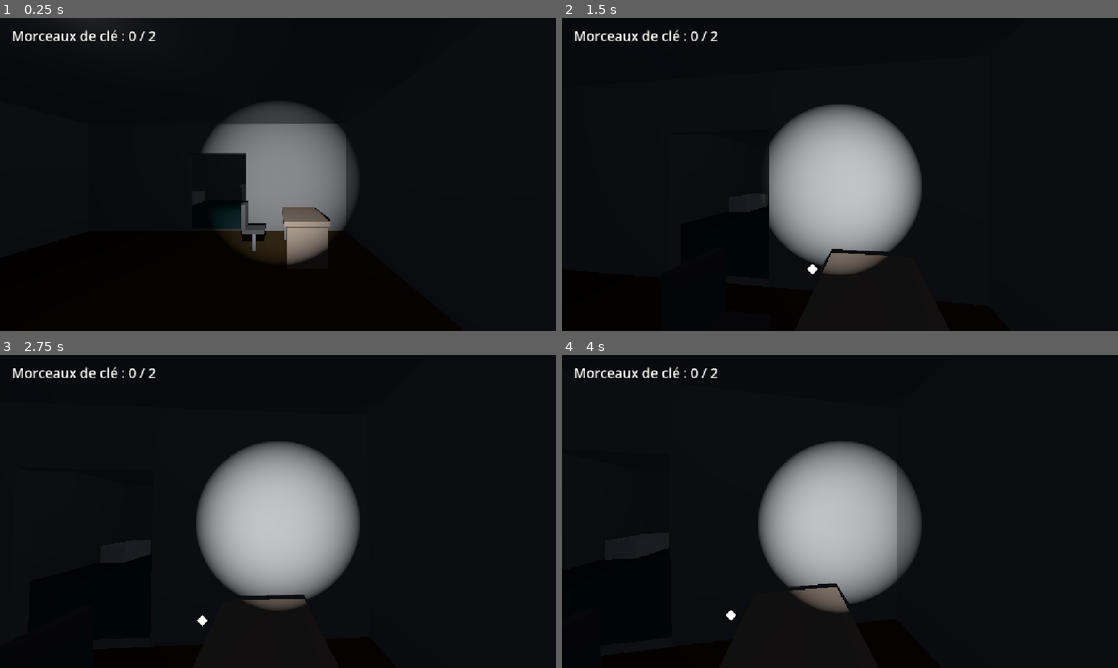
Above: before the commit, frames 1-4 (two rows, left to right).
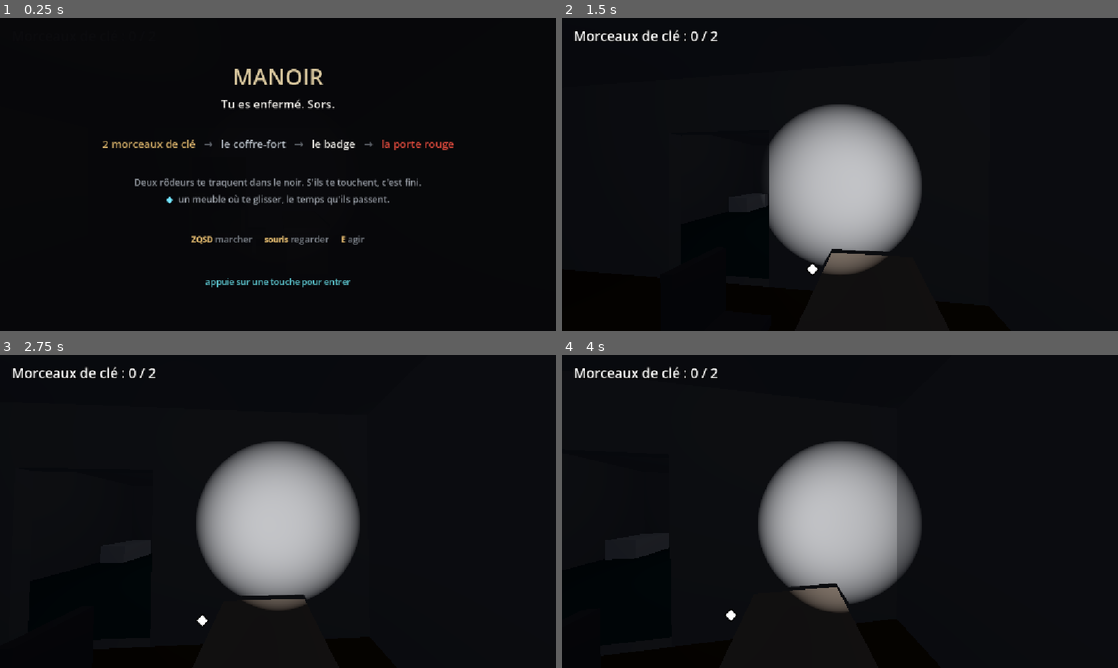
Above: after the commit, the same moments.

Repository: Kinder2149/escape-room
Game: Godot game, scene res://jeu.tscn
The game is run twice, just before and just after one commit, with the same random seed, the same clock (stepped at 60 frames per second) and the same inputs.
Inputs (mouse positions are in pixels of both pictures, inside the frame that each line leads up to):
- Up to frame 1 (0.25 s): no input
- Up to frame 2 (1.5 s): tap Enter at 0.5 s; move the mouse to (867, 174) at 0.52 s; hold E (agir) 0.53-1.28 s; hold Z (avancer) from 0.53 s (still down); click (867, 174) at 0.67 s; move the mouse to (812, 174) at 1.27 s; tap E (agir) at 1.35 s; click (812, 174) at 1.42 s
- Up to frame 3 (2.75 s): keep holding Z (avancer); tap Space at 2 s; move the mouse to (289, 505) at 2.02 s; hold E (agir) from 2.03 s (still down); tap S (reculer) at 2.1 s; click (289, 505) at 2.17 s
- Up to frame 4 (4 s): keep holding Z (avancer); tap Enter at 2.75 s; move the mouse to (834, 517) at 2.77 s; release E (agir) at 2.78 s; tap E (agir) at 2.85 s; click (834, 517) at 2.92 s; tap Space at 3.5 s; move the mouse to (878, 514) at 3.52 s; hold E (agir) from 3.53 s (still down); click (878, 514) at 3.67 s

The runs differ from the first frame. In frame 1, 12% of the frame differs, in the area x 2-82%, y 0-87%; in frame 2, less than 0.1%; in frame 3, less than 0.1%; in frame 4, less than 0.1%.

Commit message:
Le manoir dit ses règles : le panneau d'accueil
Étape 1 du jet 12. Le jeu s'ouvre sur un panneau qui énonce le but, la
chaîne des objets, les commandes, les abris et les rôdeurs. Une touche
entre dans le manoir.

Jusqu'ici le jeu ne disait NULLE PART quelles touches appuyer : personne
d'autre que Kinder ne pouvait y jouer.

Le panneau emprunte le code couleur du jet 10 — doré à ramasser, acier le
coffre-fort, rouge la sortie, cyan un abri. Il ne se contente donc pas
d'être lisible : il enseigne le code avant qu'on entre, ce que le jet 10
n'avait jamais fait. Le losange du panneau est exactement celui du jeu
(#73e6ff) : un code couleur qui varie d'un écran à l'autre n'est plus un
code.

Les rôdeurs ne rondent qu'après la touche — sinon le joueur perdrait son
avance pendant qu'il lit, et le garde-fou « les premières secondes lui
appartiennent » ne voudrait plus rien dire.

Le panneau ne s'affiche que si le Jeu est la scène principale : une sonde
qui l'instancie à la main entre directement, sinon les 21 séries
resteraient bloquées sur l'écran d'accueil. Même frontière que la relance.
Conséquence assumée : le panneau ne se teste qu'à la main.

Ce que l'audit de profondeur a trouvé au passage, consigné dans les
documents : la victoire ne relançait rien (étape 2), et six constats sur
la pauvreté du fil rouge, qui reste ouvert.

Quatre documents mentaient, corrigés : BASE.md décrivait encore 6 pièces,
PLAN.md annonçait 18 séries pour 21, neuf scènes pour dix, et un jeu qui
« se relance » alors que seule la défaite relançait. Plus les deux
commentaires menteurs de jeu.gd et cachette.gd.

Filet : 21 séries, 21 verdicts, 0 raté, 0 glissement.

Co-Authored-By: Claude Opus 4.8 <noreply@anthropic.com>

Diff:
--- a/cachette.gd
+++ b/cachette.gd
@@ -4,8 +4,8 @@
 ## qui décide, et le Joueur qui porte l'état « caché ».
 ##
 ## Repère local : la face qu'on vise regarde vers -Z.
-## Les quatre meubles n'ayant ni la même taille ni la même posture, tout se règle
-## ici plutôt que dans quatre scènes séparées.
+## Les neuf meubles n'ayant ni la même taille ni la même posture, tout se règle
+## ici plutôt que dans neuf scènes séparées.
 
 signal entree_demandee(cachette: Node3D)
 
@@ -63,7 +63,7 @@
 	if joueur == null:
 		return
 	# Le repère ne s'allume qu'à courte distance : de plus loin, il trahirait
-	# les quatre cachettes d'un coup et tuerait la pénombre.
+	# les neuf cachettes d'un coup et tuerait la pénombre.
 	repere.visible = not occupee \
 		and global_position.distance_to(joueur.global_position) < DISTANCE_REPERE
 
--- a/jeu.gd
+++ b/jeu.gd
@@ -1,9 +1,11 @@
 extends Node3D
 
-## Gestionnaire de la partie : tirage au sort de la distribution à chaque
-## lancement (porte rouge, coffres, réveil du joueur, départ du rôdeur),
-## décompte des morceaux de clé, et ouverture de la porte rouge une fois
-## les deux morceaux réunis. Attrapé → tout repart à zéro, nouveau tirage.
+## Gestionnaire de la partie : panneau d'accueil, tirage au sort de la
+## distribution à chaque lancement (porte rouge, coffres, réveil du joueur,
+## départ des rôdeurs), décompte des morceaux de clé, et ouverture de la porte
+## rouge à qui détient le BADGE — pas les morceaux : ils n'ouvrent que le
+## coffre-fort, qui contient le badge (chaîne du jet 9).
+## Attrapé → tout repart à zéro, nouveau tirage.
 ##
 ## Les pièces et leurs emplacements vivent dans la maison (scène Pièce,
 ## groupe « pieces ») : ici on tire et on pose, on ne connaît aucune coordonnée.
@@ -29,6 +31,10 @@
 @onready var compteur: Label = $Interface/Compteur
 @onready var fente: Control = $Interface/Fente
 @onready var message_audit: Label = $Interface/MessageAudit
+@onready var panneau: ColorRect = $Interface/Panneau
+
+## Émis quand le joueur appuie sur une touche devant le panneau d'accueil.
+signal entree_demandee_au_panneau
 
 var partie_gagnee := false
 var partie_perdue := false
@@ -38,6 +44,10 @@
 var minuteur_refus: Tween = null
 ## La pièce du réveil, retenue entre le tirage et la pose du rôdeur.
 var piece_reveil: Node3D = null
+## Une touche a-t-elle déjà été pressée devant le panneau ? Le drapeau double
+## le signal : sans lui, un joueur plus rapide que la carte de navigation
+## verrait sa touche tomber dans le vide et resterait bloqué sur le panneau.
+var touche_recue := false
 
 
 func _ready() -> void:
@@ -47,7 +57,18 @@
 	message_refus.text = ""
 	message_audit.hide()
 	fente.hide()
+	panneau.hide()
 	maj_compteur()
+
+	# LE PANNEAU D'ACCUEIL n'appartient qu'à la vraie partie. Une sonde de
+	# vérification instancie le jeu à la main : elle n'est pas la scène
+	# principale, et personne ne peut appuyer sur une touche pour elle — elle
+	# entre donc directement dans le manoir. C'est la même frontière que la
+	# relance, déjà déclarée hors de portée du filet dans PLAN.md.
+	# Conséquence assumée : le panneau ne se teste qu'à la main.
+	var avec_panneau := get_tree().current_scene == self
+	if avec_panneau:
+		ouvre_le_panneau()
 
 	tire_au_sort()
 
@@ -68,12 +89,55 @@
 	# Les rôdeurs ne peuvent ni vérifier une ligne de vue ni chercher leur
 	# chemin avant que la maison ait ses murs et sa carte.
 	await $Maison.navigation_prete
+
+	# Le manoir attend derrière le panneau : les rôdeurs ne rondent pas encore.
+	# Sans ça, le joueur perdrait son avance pendant qu'il lit — et le garde-fou
+	# « les premières secondes lui appartiennent » ne voudrait plus rien dire.
+	if avec_panneau:
+		if not touche_recue:
+			await entree_demandee_au_panneau
+		entre_dans_le_manoir()
+
+	# L'audit après le panneau, jamais avant : sous le panneau, le bandeau
+	# rouge naîtrait caché et personne ne le verrait.
 	affiche_audit()
 	lance_les_rodeurs()
 
 
 func rodeurs() -> Array:
 	return get_tree().get_nodes_in_group("rodeurs")
+
+
+## Le panneau s'ouvre avant tout le reste : le joueur ne doit pas apercevoir
+## le manoir une fraction de seconde avant d'avoir lu les règles.
+## Le joueur est figé comme il l'est à la victoire — souris rendue, pour lire
+## sans que le moindre mouvement fasse tourner la tête.
+func ouvre_le_panneau() -> void:
+	panneau.show()
+	fige_joueur()
+
+
+## Une touche, et on entre. Le joueur retrouve ses commandes et la souris.
+func entre_dans_le_manoir() -> void:
+	panneau.hide()
+	var joueur: CharacterBody3D = $Joueur
+	joueur.set_physics_process(true)
+	joueur.set_process_unhandled_input(true)
+	Input.mouse_mode = Input.MOUSE_MODE_CAPTURED
+
+
+## Devant le panneau, n'importe quelle touche entre dans le manoir — c'est ce
+## que le panneau promet. Le joueur ne lit plus ses propres commandes tant
+## qu'il est ouvert : cet événement arrive donc toujours jusqu'ici.
+func _unhandled_input(evenement: InputEvent) -> void:
+	if not panneau.visible or touche_recue:
+		return
+	var appui: bool = (evenement is InputEventKey and evenement.pressed \
+			and not evenement.echo) \
+		or (evenement is InputEventMouseButton and evenement.pressed)
+	if appui:
+		touche_recue = true
+		entree_demandee_au_panneau.emit()
 
 
 ## Un rôdeur par niveau : chacun ronde chez lui, et y rentre après avoir
--- a/jeu.tscn
+++ b/jeu.tscn
@@ -30,6 +30,18 @@
 font_color = Color(1, 1, 1, 1)
 outline_size = 6
 outline_color = Color(0, 0, 0, 1)
+
+[sub_resource type="LabelSettings" id="LabelSettings_panneau_titre"]
+font_size = 46
+font_color = Color(0.85, 0.78, 0.62, 1)
+
+[sub_resource type="LabelSettings" id="LabelSettings_panneau_but"]
+font_size = 24
+font_color = Color(0.94, 0.93, 0.91, 1)
+
+[sub_resource type="LabelSettings" id="LabelSettings_panneau_entrer"]
+font_size = 18
+font_color = Color(0.37, 0.8, 0.84, 1)
 
 [sub_resource type="LabelSettings" id="LabelSettings_audit"]
 font_size = 26
@@ -266,3 +278,117 @@
 label_settings = SubResource("LabelSettings_action")
 horizontal_alignment = 1
 vertical_alignment = 2
+
+; LE PANNEAU D'ACCUEIL (jet 12). Il énonce le but, la chaîne, les gestes,
+; le losange des abris et les rôdeurs. Posé en dernier : il se dessine
+; par-dessus tout le reste. Le bandeau d'audit ne s'affiche qu'après sa
+; fermeture, sinon il naîtrait caché derrière.
+; Ce qu'il NE DIT PAS, délibérément : que les rôdeurs sont plus lents que le
+; joueur. C'est la stratégie qui viderait les neuf cachettes de leur utilité.
+; « mouse_filter = 2 » : sans lui, le panneau avalerait les clics avant que le
+; jeu les voie, et seul le clavier ferait entrer — alors qu'on promet « une
+; touche ».
+[node name="Panneau" type="ColorRect" parent="Interface"]
+anchors_preset = 15
+anchor_right = 1.0
+anchor_bottom = 1.0
+grow_horizontal = 2
+grow_vertical = 2
+color = Color(0.03, 0.03, 0.04, 0.985)
+mouse_filter = 2
+
+[node name="Marges" type="MarginContainer" parent="Interface/Panneau"]
+anchors_preset = 15
+anchor_right = 1.0
+anchor_bottom = 1.0
+grow_horizontal = 2
+grow_vertical = 2
+mouse_filter = 2
+theme_override_constants/margin_left = 48
+theme_override_constants/margin_top = 24
+theme_override_constants/margin_right = 48
+theme_override_constants/margin_bottom = 24
+
+[node name="Colonne" type="VBoxContainer" parent="Interface/Panneau/Marges"]
+layout_mode = 2
+mouse_filter = 2
+theme_override_constants/separation = 8
+alignment = 1
+
+[node name="Titre" type="Label" parent="Interface/Panneau/Marges/Colonne"]
+layout_mode = 2
+text = "MANOIR"
+label_settings = SubResource("LabelSettings_panneau_titre")
+horizontal_alignment = 1
+
+[node name="But" type="Label" parent="Interface/Panneau/Marges/Colonne"]
+layout_mode = 2
+text = "Tu es enfermé. Sors."
+label_settings = SubResource("LabelSettings_panneau_but")
+horizontal_alignment = 1
+
+[node name="EspaceA" type="Control" parent="Interface/Panneau/Marges/Colonne"]
+custom_minimum_size = Vector2(0, 34)
+layout_mode = 2
+mouse_filter = 2
+
+[node name="Chaine" type="RichTextLabel" parent="Interface/Panneau/Marges/Colonne"]
+layout_mode = 2
+mouse_filter = 2
+bbcode_enabled = true
+text = "[center][color=#d9b26a]2 morceaux de clé[/color]   [color=#5a5f66]→[/color]   [color=#b9c0c8]le coffre-fort[/color]   [color=#5a5f66]→[/color]   [color=#f2f0ea]le badge[/color]   [color=#5a5f66]→[/color]   [color=#e04a3c]la porte rouge[/color][/center]"
+fit_content = true
+scroll_active = false
+autowrap_mode = 0
+theme_override_font_sizes/normal_font_size = 22
+
+[node name="EspaceB" type="Control" parent="Interface/Panneau/Marges/Colonne"]
+custom_minimum_size = Vector2(0, 34)
+layout_mode = 2
+mouse_filter = 2
+
+[node name="Rodeurs" type="RichTextLabel" parent="Interface/Panneau/Marges/Colonne"]
+layout_mode = 2
+mouse_filter = 2
+bbcode_enabled = true
+text = "[center][color=#9aa0a8]Deux rôdeurs te traquent dans le noir. S'ils te touchent, c'est fini.[/color][/center]"
+fit_content = true
+scroll_active = false
+autowrap_mode = 0
+theme_override_font_sizes/normal_font_size = 19
+
+[node name="Abri" type="RichTextLabel" parent="Interface/Panneau/Marges/Colonne"]
+layout_mode = 2
+mouse_filter = 2
+bbcode_enabled = true
+text = "[center][color=#73e6ff]◆[/color]  [color=#9aa0a8]un meuble où te glisser, le temps qu'ils passent.[/color][/center]"
+fit_content = true
+scroll_active = false
+autowrap_mode = 0
+theme_override_font_sizes/normal_font_size = 19
+
+[node name="EspaceC" type="Control" parent="Interface/Panneau/Marges/Colonne"]
+custom_minimum_size = Vector2(0, 40)
+layout_mode = 2
+mouse_filter = 2
+
+[node name="Gestes" type="RichTextLabel" parent="Interface/Panneau/Marges/Colonne"]
+layout_mode = 2
+mouse_filter = 2
+bbcode_enabled = true
+text = "[center][color=#d9b26a][b]ZQSD[/b][/color] [color=#7d838b]marcher[/color]     [color=#d9b26a][b]souris[/b][/color] [color=#7d838b]regarder[/color]     [color=#d9b26a][b]E[/b][/color] [color=#7d838b]agir[/color][/center]"
+fit_content = true
+scroll_active = false
+autowrap_mode = 0
+theme_override_font_sizes/normal_font_size = 19
+
+[node name="EspaceD" type="Control" parent="Interface/Panneau/Marges/Colonne"]
+custom_minimum_size = Vector2(0, 46)
+layout_mode = 2
+mouse_filter = 2
+
+[node name="Entrer" type="Label" parent="Interface/Panneau/Marges/Colonne"]
+layout_mode = 2
+text = "appuie sur une touche pour entrer"
+label_settings = SubResource("LabelSettings_panneau_entrer")
+horizontal_alignment = 1
Not shown, changed: BASE.md
Not shown, changed: PLAN.md
Not shown, changed: PROJET_CONTEXTE.md
